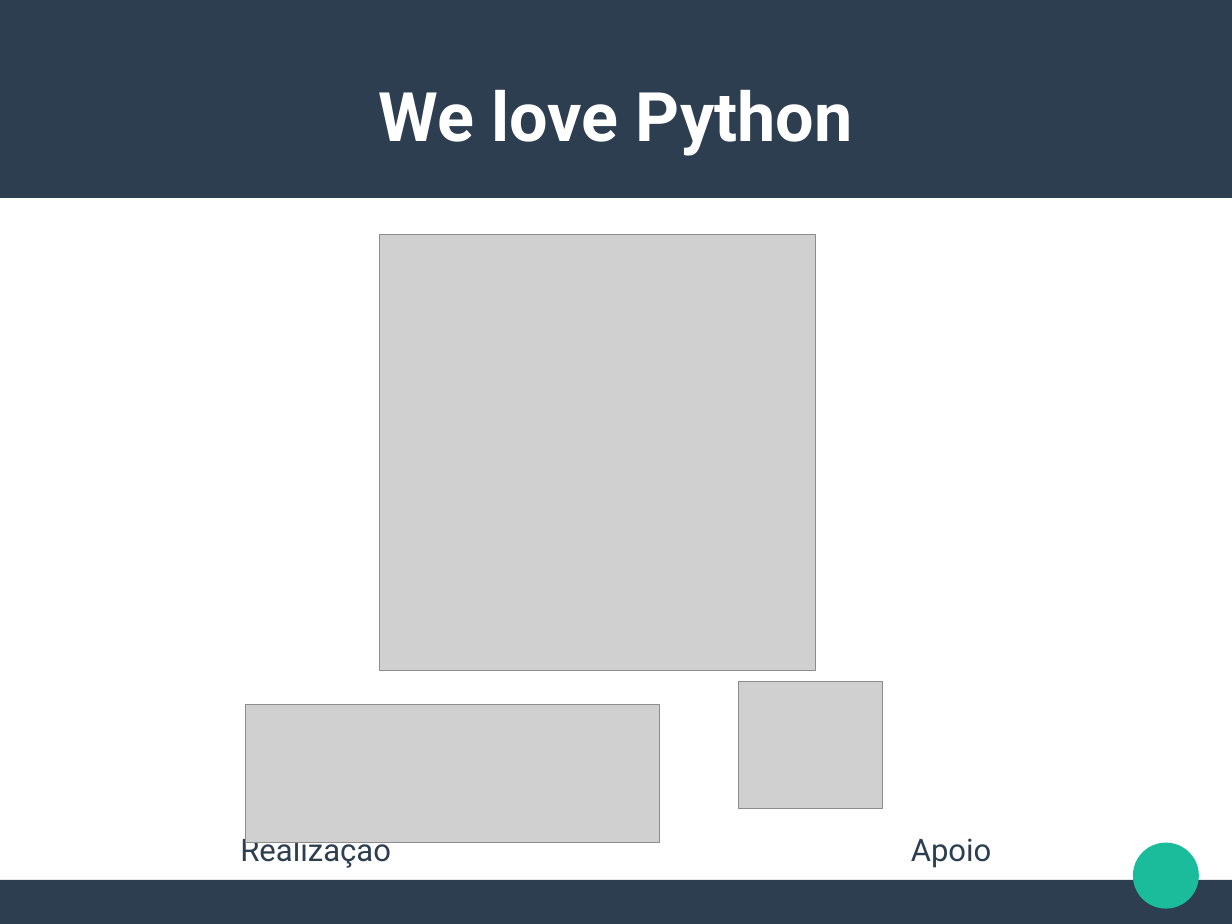
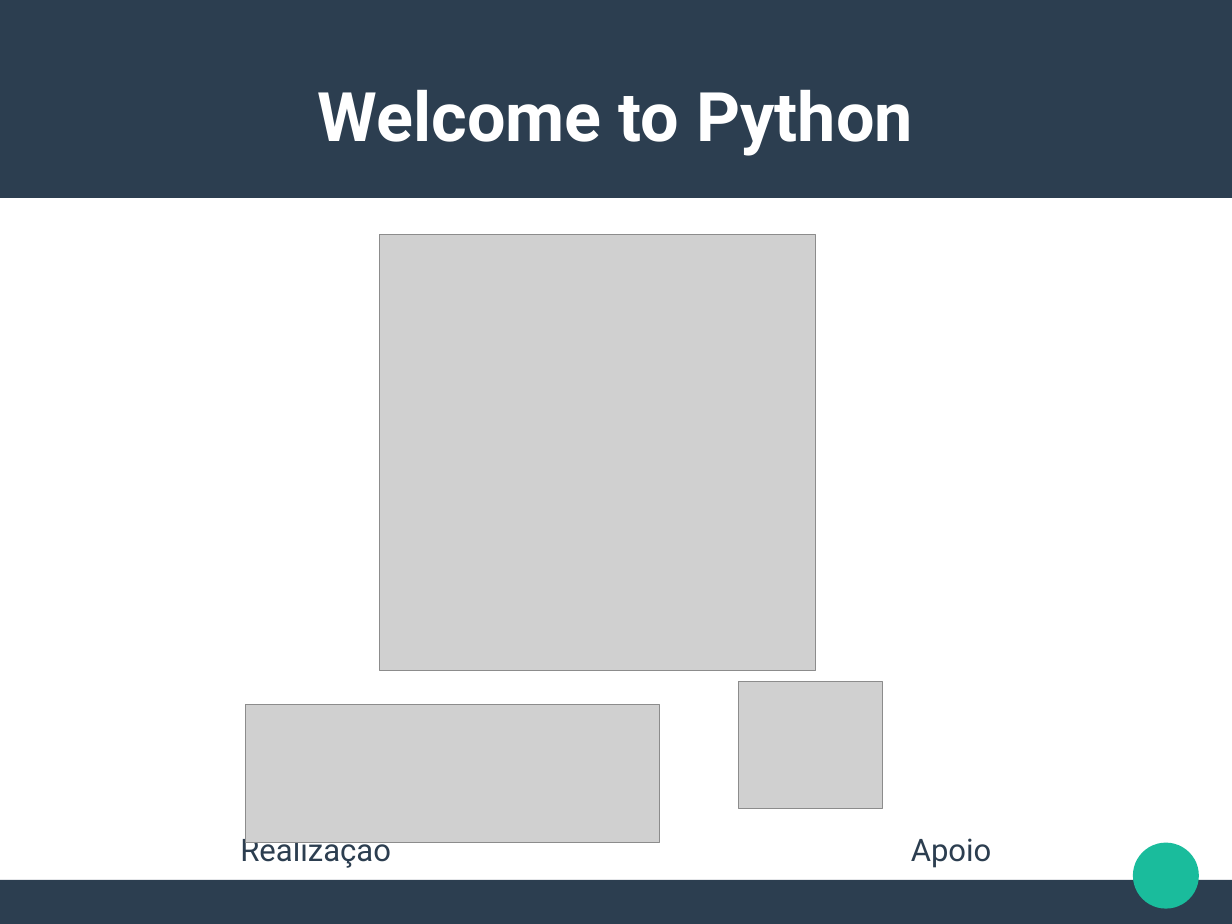
Before and after one commit to CalicoUFSC/minicurso-python, a slide deck: slide 1 of Aula1/Aula1.odp. Drawn at 1232x924 pixels with LibreOffice and Linux fonts; fonts in the diff are those of the drawing; grey boxes stand for pictures. Boxes give left, top, right and bottom in pixels: in the first picture for what was removed or moved away, otherwise in the second. Text is boxed around its words. In the diff, an @@ line names an element or a change of style, - is before the commit and + after.

```diff
--- a/Aula1/Aula1.odp
+++ b/Aula1/Aula1.odp
@@ title at (x1=318, y1=89, x2=913, y2=156): text changed @@
-We love Python
+Welcome to Python
```
Also in this commit, not shown: 5 other slides changed, 7 slides added, 3 slides removed, 7 other files.
